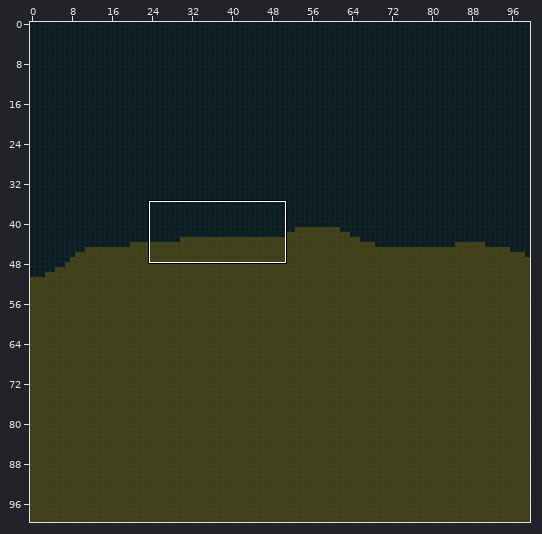
Tiled map (JSON), stored at LostAndDivine.ClientMonoGame/Content/Sectors/8_6.tmj. Above, an overview of the earlier version with the close-up marked.
Close-up. First the earlier version:
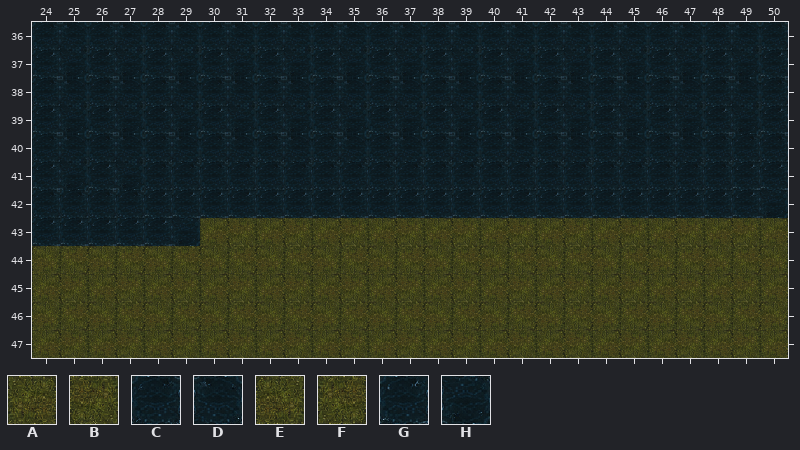
Cells are 64x64 px. Shown: x 24..50, y 36..47. The commit also changed other parts of the map, which this record leaves out.
Key: from "World-Tilemap": A 91, B 92, C 99, D 100, E 121, F 122, G 129, H 130.
_ is an empty cell.
Layer "Слой тайлов 1" before, first column x 24:
36 CDCDCDCDCDCDCDCDCDCDCDCDCDC
37 GHGHGHGHGHGHGHGHGHGHGHGHGHG
38 CDCDCDCDCDCDCDCDCDCDCDCDCDC
39 GHGHGHGHGHGHGHGHGHGHGHGHGHG
40 CDCDCDCDCDCDCDCDCDCDCDCDCCC
41 GHGHCCCCCCCCCCCCCCCCCCCCCGG
42 CCCCGGGGGGGGGGGGGGGGGGGGGGH
43 GGGGGHABABABABABABABABABABA
44 EFEFEFEFEFEFEFEFEFEFEFEFEFE
45 ABABABABABABABABABABABABABA
46 EFEFEFEFEFEFEFEFEFEFEFEFEFE
47 ABABABABABABABABABABABABABA
New version:
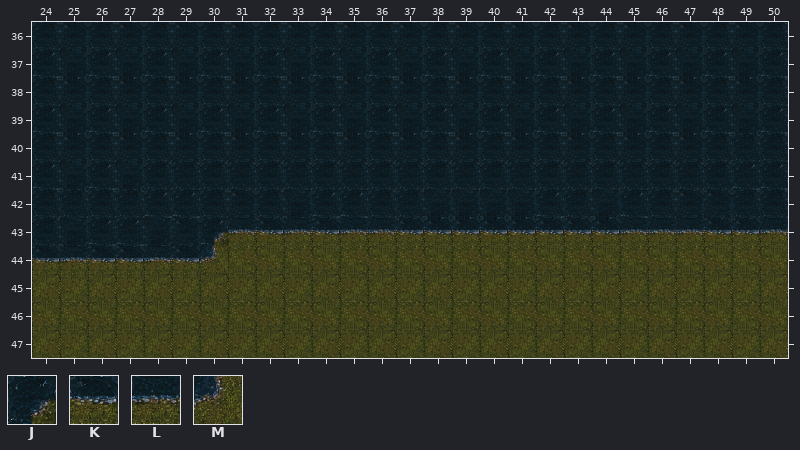
Further tiles: from "World-Tilemap": J 10, K 159, L 160, M 161.
Edits made:
Layer "Слой тайлов 1":
The edit turns tile G into tile C in row 42 at x 30, 32, 36 to 37, 43, 46 and 49; in row 43 at x 24.
The edit turns tile H into tile C in row 42 at x 50.
The edit turns tile G into tile D in row 42 at x 31 and 47 to 48.
The edit turns tile H into tile D in row 43 at x 29.
The edit turns tile G into tile H in row 42 at x 33, 38 to 41 and 44; in row 43 at x 25 and 28.
The edit turns tile A into tile J in row 43 at x 30.
The edit turns tile A into tile K in row 43 at x 32, 34, 38, 40, 42, 44 and 48.
The edit turns tile B into tile K in row 43 at x 37, 39, 41, 43 and 49.
The edit turns tile E into tile K in row 44 at x 24 and 26.
The edit turns tile F into tile K in row 44 at x 27 and 29.
The edit turns tile A into tile L in row 43 at x 36, 46 and 50.
The edit turns tile B into tile L in row 43 at x 31, 33, 35, 45 and 47.
The edit turns tile E into tile L in row 44 at x 28.
The edit turns tile F into tile L in row 44 at x 25.
The edit turns tile E into tile M in row 44 at x 30.
Boxes around the changes in both close-ups, in picture pixels (x1, y1, x2, y2):
changed: (32, 190, 788, 274)
